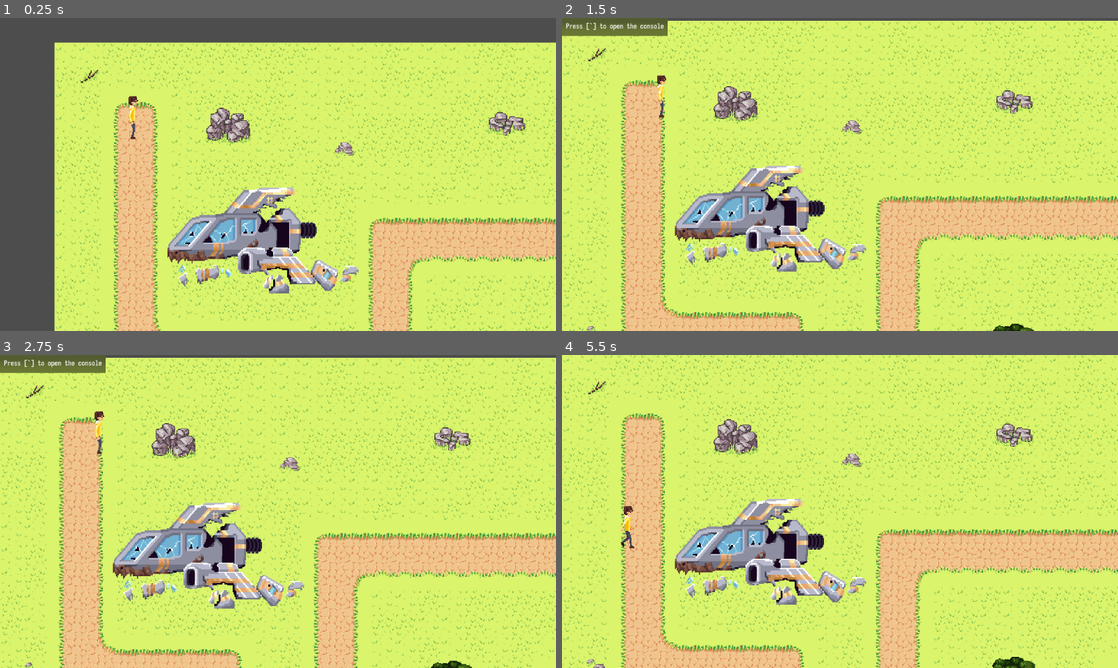
Above: before the commit, frames 1-4 (two rows, left to right).
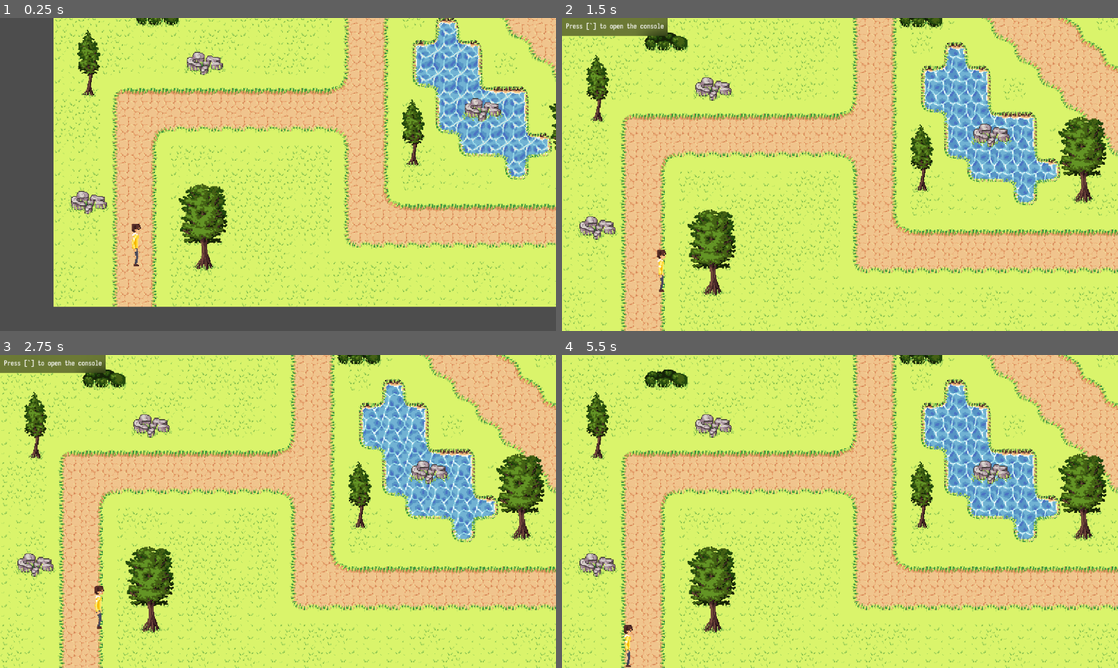
Above: after the commit, the same moments.

Repository: Kiwi-the-Cat/Untitled-Roguelike
Game: Godot game, scene res://level/main.tscn
Same seed, same stepped clock (60 frames per second), same inputs: the game is played once before the commit and once after it.
Inputs (mouse positions are in pixels of both pictures, inside the frame that each line leads up to):
- Up to frame 1 (0.25 s): no input
- Up to frame 2 (1.5 s): move the mouse to (962, 158) at 0.52 s; hold Right (ui_right) 0.53-1.25 s; click (962, 158) at 0.67 s; drag from (728, 190) to (662, 93) at 1.27 s
- Up to frame 3 (2.75 s): move the mouse to (333, 442) at 2.02 s; hold Right (ui_right) from 2.03 s (still down)
- Up to frame 4 (5.5 s): release Right (ui_right) at 2.75 s; drag from (812, 574) to (673, 464) at 2.77 s; move the mouse to (1006, 558) at 3.52 s; hold Left (ui_left) 3.53-4.25 s; drag from (673, 464) to (756, 433) at 4.27 s; move the mouse to (867, 511) at 5.02 s; hold Down (ui_down) from 5.03 s (still down); click (867, 511) at 5.17 s

The runs differ from the first frame. In frame 1, 50% of the frame differs, in the area x 9-100%, y 0-100%; in frame 2, 52%; in frame 3, 52%; in frame 4, 53%, in the area x 0-100%, y 0-100%.

Commit message:
Reverted Enemy Movement
The method Max previously used had the unintended effect of having the enemies ignore walls

Diff:
--- a/level/Area_1/bottom_1.tscn
+++ b/level/Area_1/bottom_1.tscn
@@ -63,9 +63,13 @@
 position = Vector2(440, 176)
 scale = Vector2(0.2, 0.2)
 
+[node name="NavigationAgent2D" type="NavigationAgent2D" parent="Enemy"]
+
 [node name="Enemy2" parent="." instance=ExtResource("3_1bu6n")]
 position = Vector2(840, 552)
 scale = Vector2(0.2, 0.2)
 
+[node name="NavigationAgent2D" type="NavigationAgent2D" parent="Enemy2"]
+
 [connection signal="body_entered" from="Exit1" to="." method="_on_exit_1_body_entered"]
 [connection signal="body_entered" from="Exit2" to="." method="_on_exit_2_body_entered"]
--- a/library/enemy.gd
+++ b/library/enemy.gd
@@ -1,21 +1,30 @@
 extends CharacterBody2D
-
-@export var speed : int = 20
 
 var playerChase : bool = false
 var player = null
+
+#Movement Variables
+@onready var navAgent : NavigationAgent2D = $NavigationAgent2D
+@export var speed : float = 100
+var target : Vector2
+var currentPos : Vector2
+var nextPos : Vector2
+var detect_range : int = 200
 
 func _ready() -> void:
 	$Sprite.play("idle")
 
 func _physics_process(delta: float) -> void:
-	if playerChase:
-		position += (player.position - position)/speed
+	if(playerChase):
+		target = player.position
+		navAgent.set_target_position(target)
 
-		if (player.position.x - position.x) < 0:
-			$Sprite.flip_h = false
-		else:
-			$Sprite.flip_h = true
+		currentPos = global_transform.origin
+		nextPos = navAgent.get_next_path_position()
+		velocity = (nextPos - currentPos).normalized() * speed
+
+		$Sprite.flip_h = target.x > self.position.x
+		move_and_slide()
 
 func _on_detection_area_body_entered(body: Node2D) -> void:
 	player = body
--- a/library/main.gd
+++ b/library/main.gd
@@ -8,7 +8,7 @@
 # Called when the node enters the scene tree for the first time.
 func _ready():
 	print("Main Ready")
-	change_level("res://level/level_1.tscn")
+	change_level("res://level/Area_1/bottom_1.tscn")
 
 # Called every frame. 'delta' is the elapsed time since the previous frame.
 func _process(delta):
